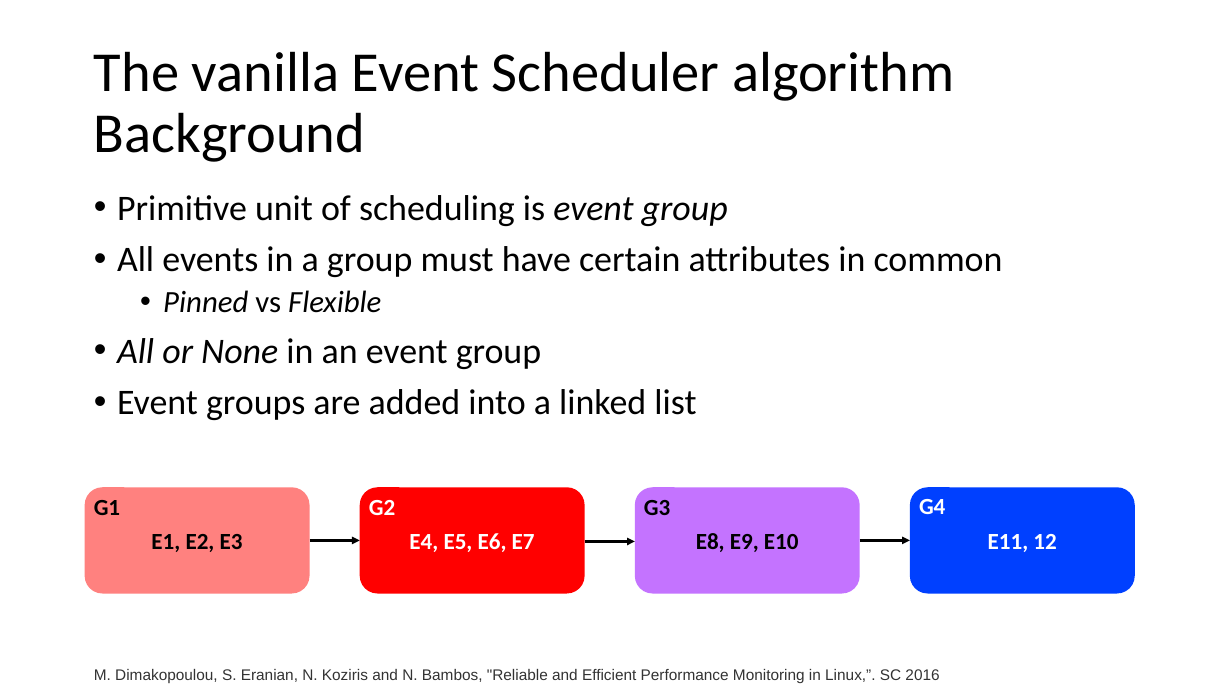
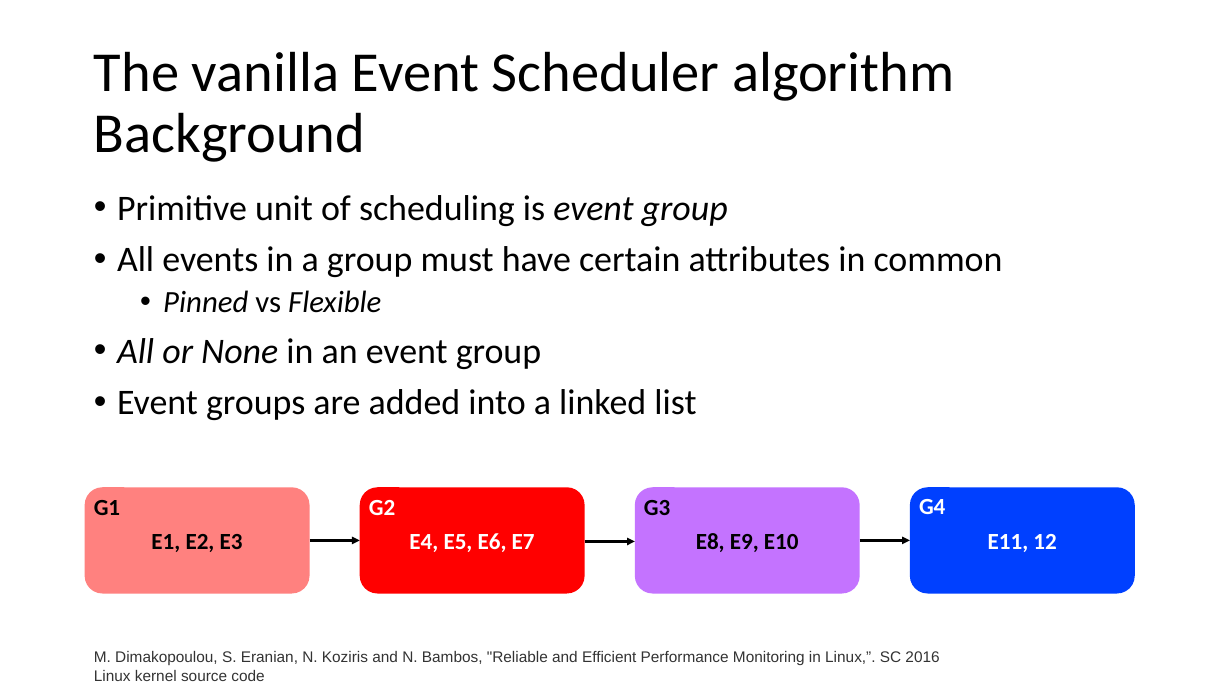
Before and after one commit to lienzhuzhu/project-522, a slide deck: slide 8 of midterm.pptx. Drawn at 1232x693 pixels with LibreOffice and Linux fonts; fonts in the diff are those of the drawing. Boxes give left, top, right and bottom in pixels: in the first picture for what was removed or moved away, otherwise in the second. Text is boxed around its words. In the diff, an @@ line names an element or a change of style, - is before the commit and + after.

Commit message:
LZ finished first set of slides

```diff
--- a/midterm.pptx
+++ b/midterm.pptx
@@ text "M. Dimakopoulou, S. Eranian, N. ...": place and size @@
-text "M. Dimakopoulou, S. Eranian, N. ..." at (94,669,939,683)
+text "M. Dimakopoulou, S. Eranian, N. ..." at (94,651,939,681)
@@ text at (94,670,264,681): paragraph added @@
+Linux kernel source code
```
